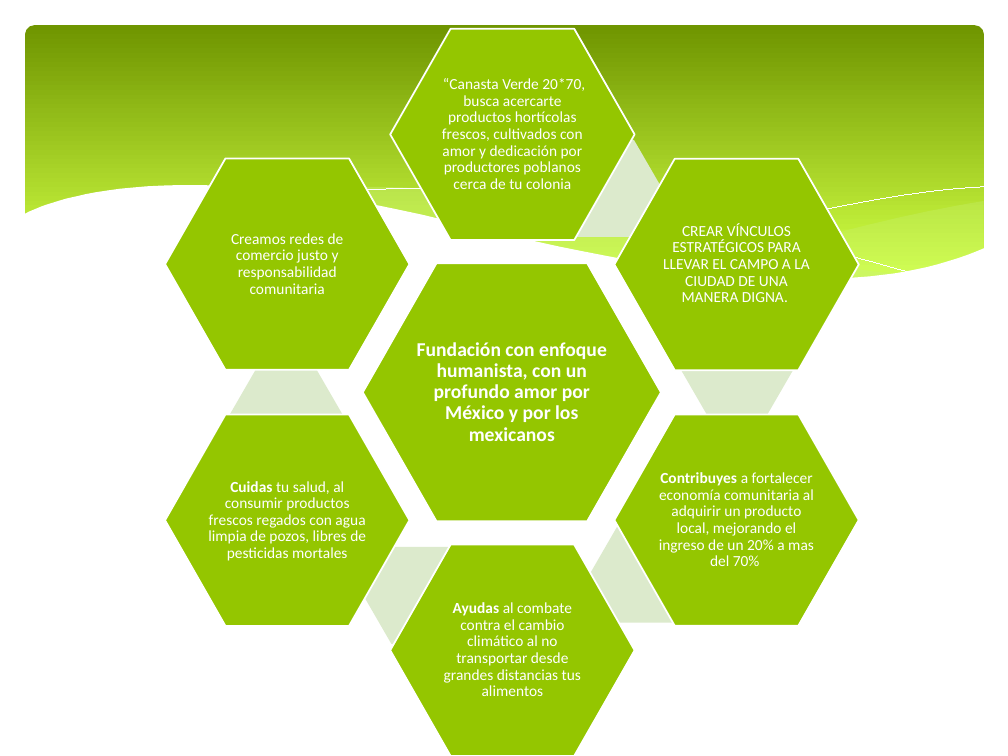
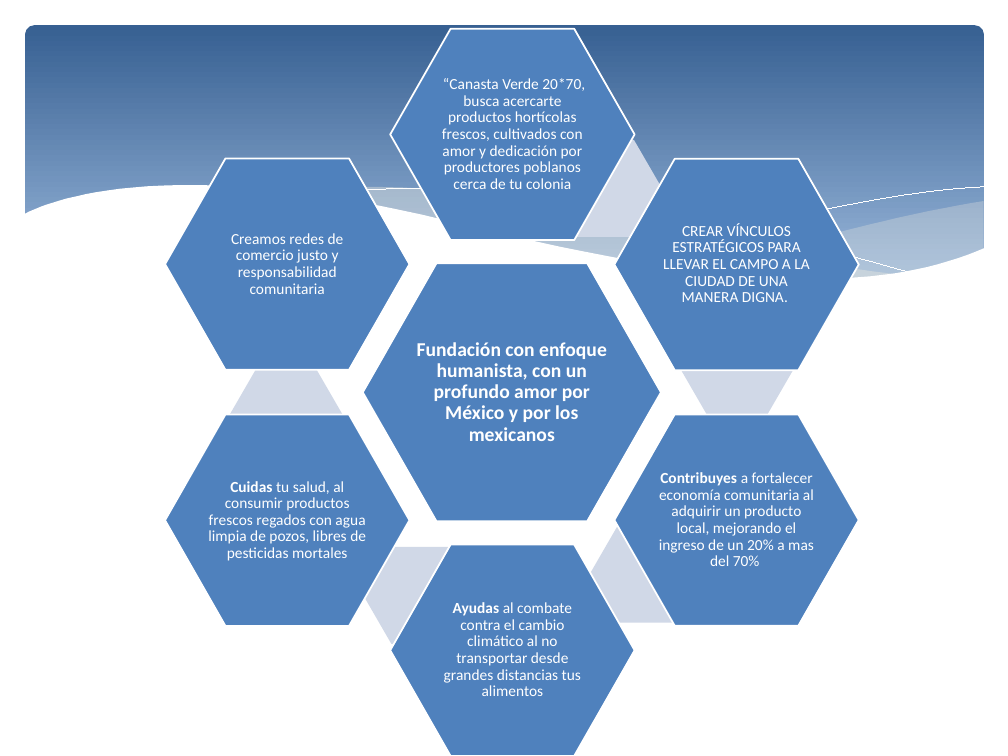
Before and after one commit to FCMx/canastas-verdes, a slide deck: slide 2 of canastas verdes/CUADERNILLO SAGARPA.pptx. Drawn at 1008x756 pixels with LibreOffice and Linux fonts; fonts in the diff are those of the drawing; background and template pictures are left out. Boxes give left, top, right and bottom in pixels: in the first picture for what was removed or moved away, otherwise in the second. Text is boxed around its words. In the diff, an @@ line names an element or a change of style, - is before the commit and + after.

Commit message:
color
cambie el color de a presentacion

```diff
--- a/canastas verdes/CUADERNILLO SAGARPA.pptx
+++ b/canastas verdes/CUADERNILLO SAGARPA.pptx
@@ rounded rectangle at (25, 25, 984, 297): fill gradient #6F9400 to #D0FF44 to gradient #376092 to #95B3D7 @@
@@ fill #94C600 to #4F81BD in 7 elements at (363, 263, 661, 521), (390, 29, 634, 241), (615, 159, 859, 371), (615, 414, 859, 626), (390, 544, 634, 756), (165, 414, 409, 626), (165, 158, 409, 370) @@
@@ freeform shape at (288, 186, 899, 280): fill #CAF278 at 40% opacity to #EEECE1 at 40% opacity @@
@@ freeform shape at (666, 202, 984, 280): fill #CAF278 at 29% opacity to #EEECE1 at 29% opacity @@
@@ fill #DCEACC to #D0D8E8 in 5 elements at (549, 140, 662, 237), (680, 322, 793, 418), (590, 526, 703, 623), (363, 547, 476, 644), (230, 366, 343, 463) @@
```
Also in this commit, not shown: 5 other slides changed, 1 slide added, 1 slide removed.
